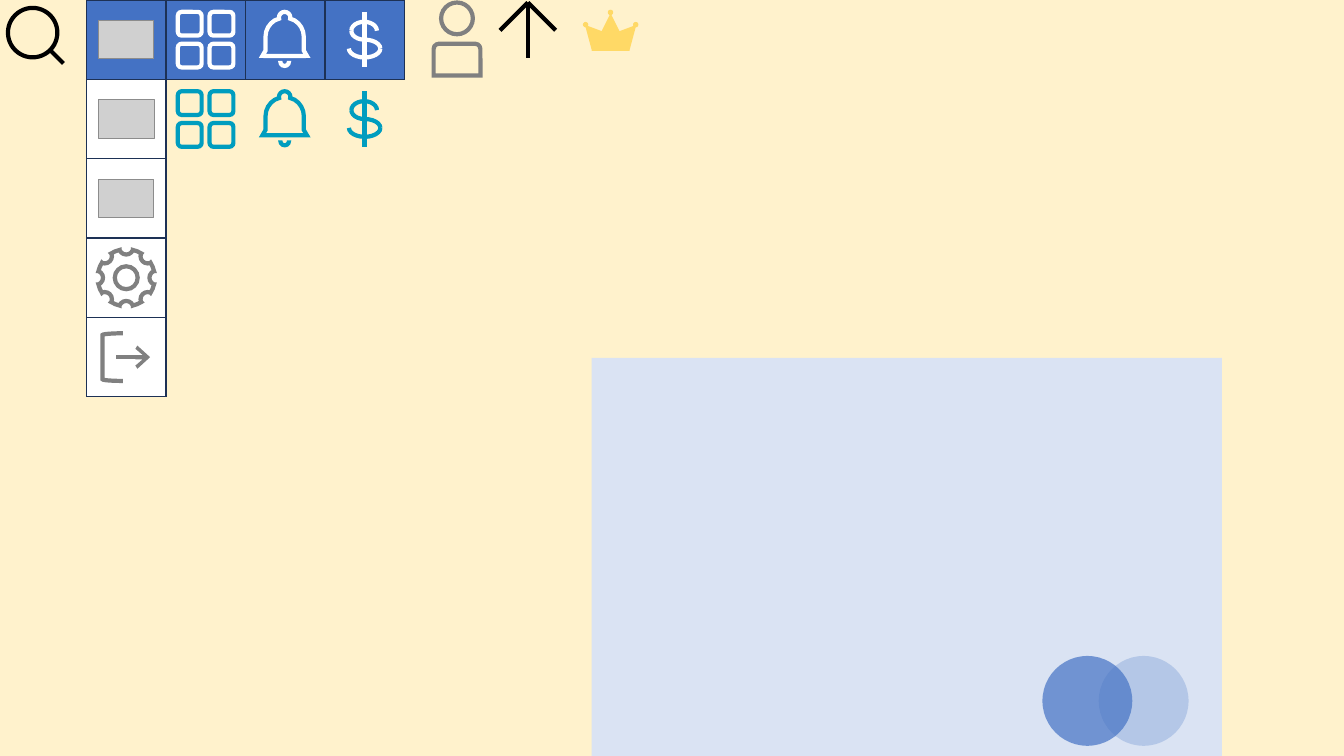
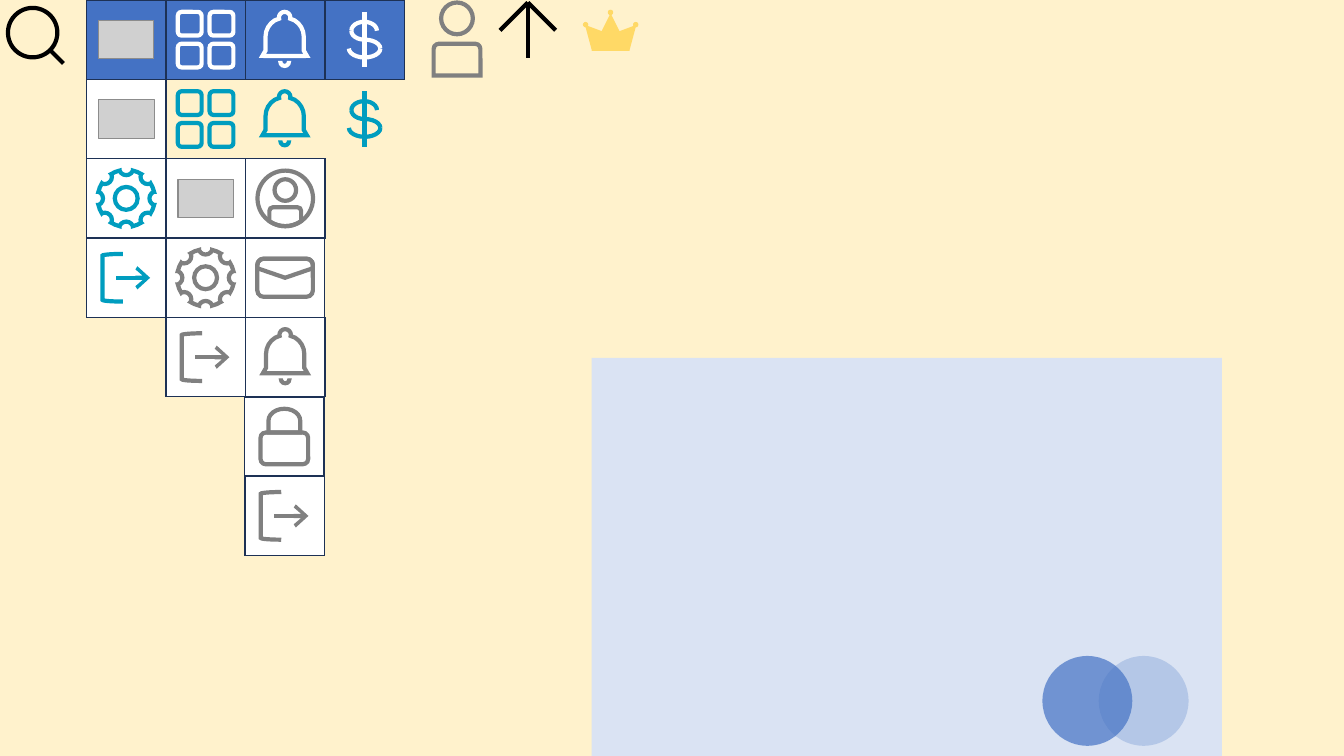
Before and after one commit to tkuProject/Project, a slide deck: slide 1 of src/assets/images/圖的原檔.pptx. Drawn at 1344x756 pixels with LibreOffice and Linux fonts; fonts in the diff are those of the drawing; grey boxes stand for pictures. Boxes give left, top, right and bottom in pixels: in the first picture for what was removed or moved away, otherwise in the second. Text is boxed around its words. In the diff, an @@ line names an element or a change of style, - is before the commit and + after.

```diff
--- a/src/assets/images/圖的原檔.pptx
+++ b/src/assets/images/圖的原檔.pptx
@@ 1 arrow, 1 left bracket, 1 freeform shape: place and size @@
-1 arrow, 1 left bracket, 1 freeform shape at [99, 250, 154, 381]
+1 arrow, 1 left bracket, 1 freeform shape at [99, 170, 154, 301]
@@ freeform shape at [99, 170, 154, 226]: outline #808080 3 pt to #009DBF 3 pt @@
@@ picture removed at [99, 179, 154, 218] @@
@@ rectangle added at [166, 158, 246, 238], fill #FFFFFF, outline #1E3256 1 pt @@
@@ picture added at [178, 179, 234, 218] @@
@@ rectangle added at [246, 158, 326, 238], fill #FFFFFF, outline #1E3256 1 pt @@
@@ ellipse added at [257, 170, 313, 226], outline #808080 3 pt @@
@@ ellipse added at [274, 179, 295, 201], outline #808080 3 pt @@
@@ freeform shape added at [269, 208, 300, 227], outline #808080 3 pt @@
@@ rectangle added at [166, 238, 246, 318], fill #FFFFFF, outline #1E3256 1 pt @@
@@ rectangle added at [246, 238, 326, 318], fill #FFFFFF, outline #1E3256 1 pt @@
@@ left bracket at [103, 254, 123, 301]: outline #808080 3 pt to #009DBF 3 pt @@
@@ freeform shape added at [177, 250, 233, 306], outline #808080 3 pt @@
@@ rounded rectangle added at [257, 259, 313, 297], outline #808080 3 pt @@
@@ freeform shape added at [257, 259, 313, 278], outline #808080 3 pt @@
@@ arrow (116, 278) - (150, 278): stroke #808080 3 pt to #009DBF 3 pt @@
@@ rectangle: place and size @@
-rectangle at [87, 318, 166, 397]
+rectangle at [166, 318, 246, 397]
@@ rectangle added at [246, 318, 326, 397], fill #FFFFFF, outline #1E3256 1 pt @@
@@ left bracket added at [181, 334, 202, 381], outline #808080 3 pt @@
@@ arrow added from (196, 357) to (230, 357), #808080 3 pt @@
@@ freeform shape added at [263, 330, 308, 374], outline #808080 3 pt @@
@@ arch (boxed as its full ring) added at [279, 373, 290, 384], fill #808080, outline #808080 1 pt @@
@@ rectangle added at [245, 397, 325, 477], fill #FFFFFF, outline #1E3256 1 pt @@
@@ flow chart delay added at [269, 409, 300, 433], outline #808080 3 pt @@
@@ rounded rectangle added at [261, 433, 309, 464], outline #808080 3 pt @@
@@ rectangle added at [245, 476, 325, 556], fill #FFFFFF, outline #1E3256 1 pt @@
@@ left bracket added at [261, 492, 281, 539], outline #808080 3 pt @@
@@ arrow added from (274, 516) to (309, 516), #808080 3 pt @@
```
Also in this commit, not shown: 7 other files.
